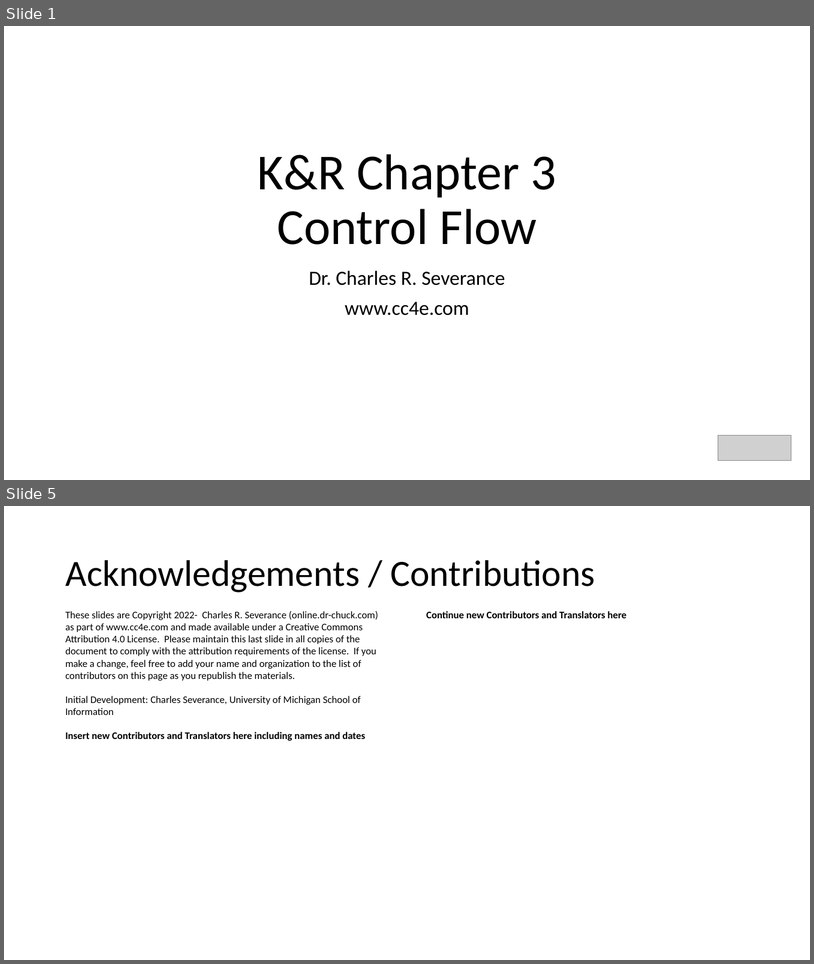
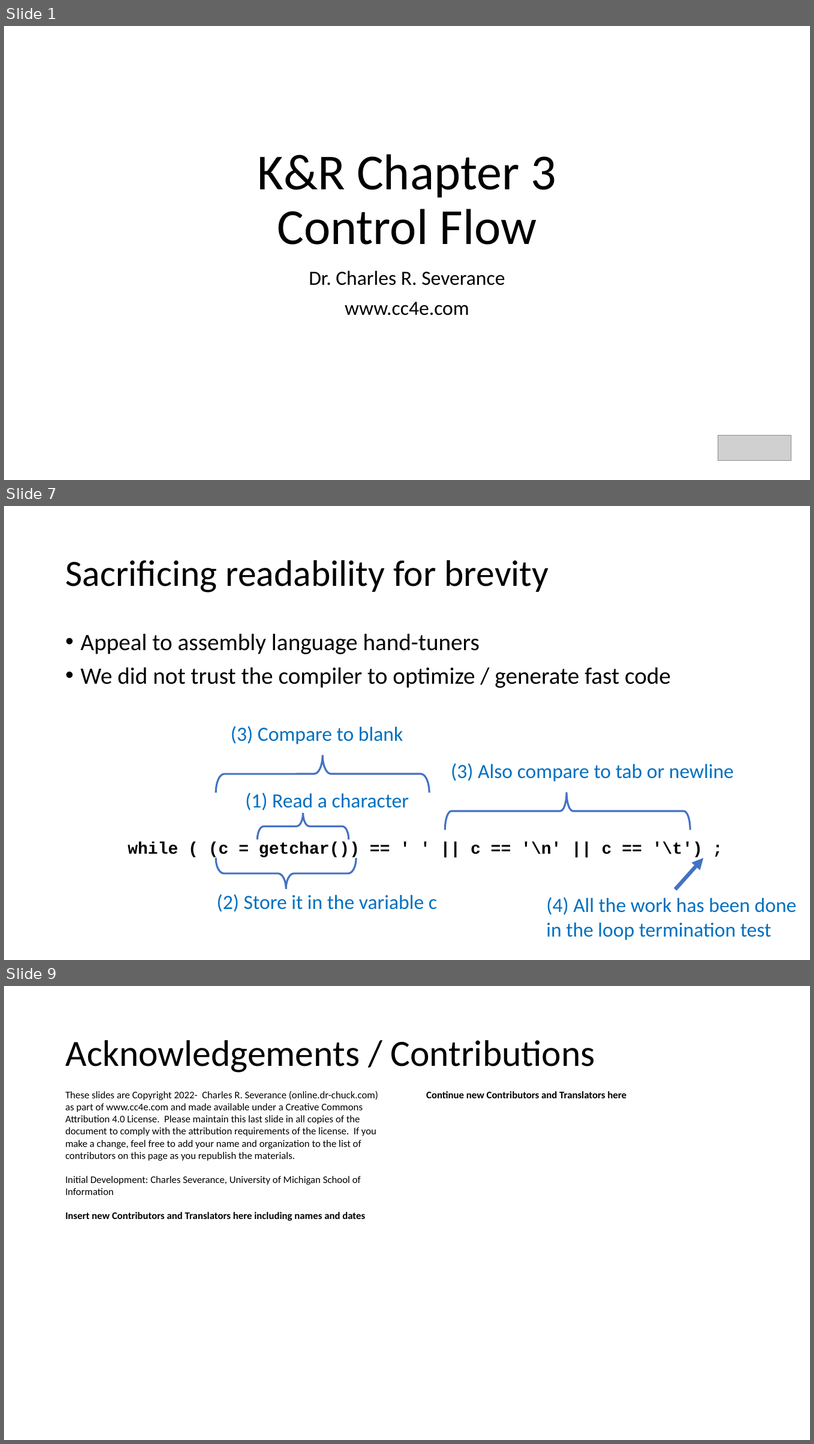
Before and after one commit to csev/cc4e, a slide deck: lectures/KR-3.pptx. Shown one above the other, each under a label of ours: slides 1 and 5 before the commit, slides 1, 7 and 9 after it; the slides between them are not shown. The pictures are 814x964 and 814x1444 pixels, drawn with LibreOffice and Linux fonts; fonts in the diff are those of the drawing; grey boxes stand for pictures. Boxes give left, top, right and bottom in pixels: in the first picture for what was removed or moved away, otherwise in the second. Text is boxed around its words. In the diff, an @@ line names an element or a change of style, - is before the commit and + after.

```diff
--- a/lectures/KR-3.pptx
+++ b/lectures/KR-3.pptx
@@ slide 7 added at box(4, 506, 810, 960), background #FFFFFF @@
@@ title added at box(65, 560, 549, 592), 44 pt, text #000000 @@
+Sacrificing readability for brevity
@@ text added at box(81, 633, 671, 688), 28 pt, text #000000 @@
+• Appeal to assembly language hand-tuners
+• We did not trust the compiler to optimize / generate fast code
@@ text added at box(231, 726, 403, 744), 24 pt, text #0070C0 @@
+(3) Compare to blank
@@ left brace added at box(216, 755, 429, 792), outline #4472C4 2.25 pt @@
@@ text added at box(451, 763, 734, 781), 24 pt, text #0070C0 @@
+(3) Also compare to tab or newline
@@ text added at box(245, 792, 410, 810), 24 pt, text #0070C0 @@
+(1) Read a character
@@ left brace added at box(445, 792, 690, 829), outline #4472C4 2.25 pt @@
@@ left brace added at box(258, 813, 349, 840), outline #4472C4 2.25 pt @@
@@ text added at box(128, 841, 703, 858), 20 pt, text #000000, bold @@
+while ( (c = getchar()) == ' ' || c == '\n' || c == '\t') ;
@@ left brace added at box(216, 858, 356, 889), outline #4472C4 2.25 pt @@
@@ arrow added from (675, 889) to (704, 858), #4472C4 4.5 pt @@
@@ text added at box(217, 894, 437, 912), 24 pt, text #0070C0 @@
+(2) Store it in the variable c
@@ text added at box(546, 897, 797, 940), 24 pt, text #0070C0 @@
+(4) All the work has been done in the loop termination test
@@ what was slide 5 is now slide 9 @@
```
Also in this commit, not shown: 1 slide changed, 5 other slides added, 2 slides removed, 12 other files.
